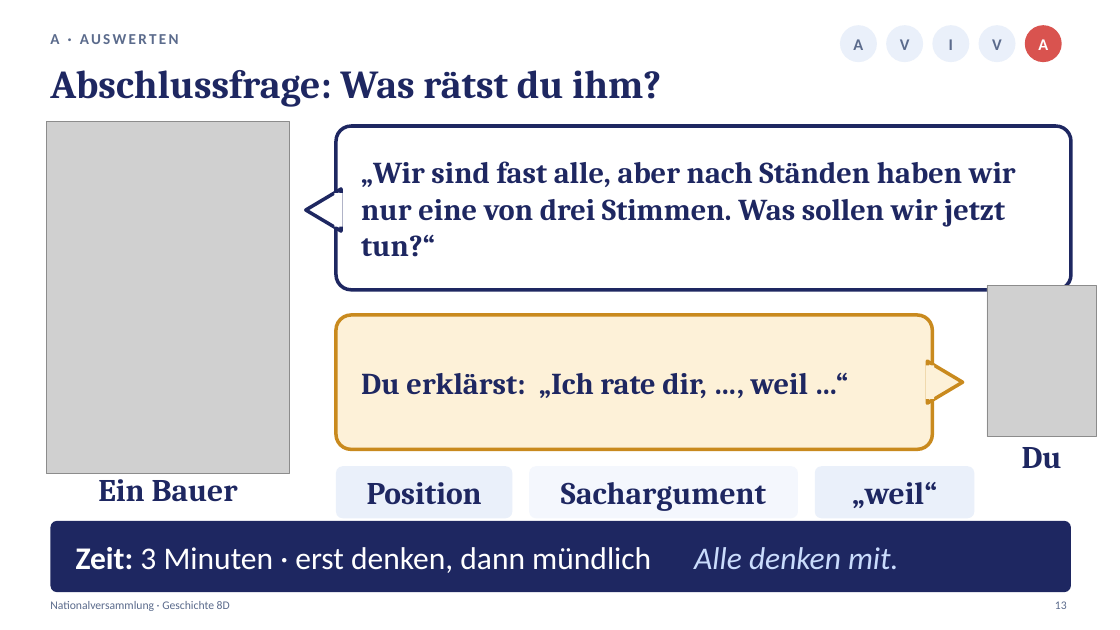
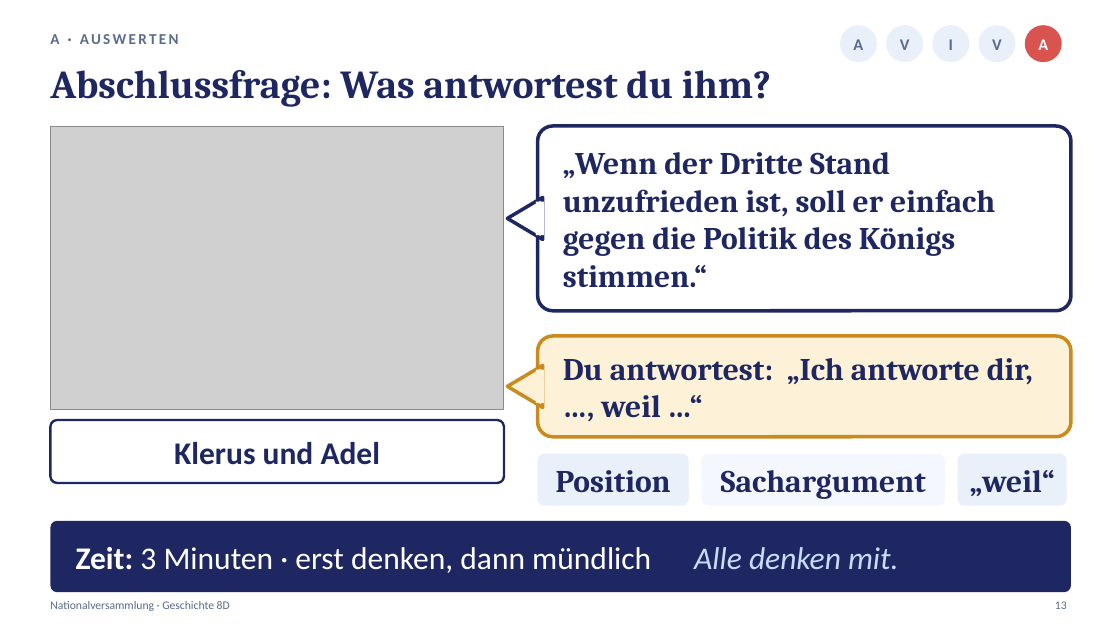
Before and after one commit to golzkonstantin-gif/Schule, a slide deck: slide 13 of Geschichte_8D/Stunde2_Nationalversammlung/Praesentation_Stunde2_Nationalversammlung_8D.pptx. Drawn at 1120x630 pixels with LibreOffice and Linux fonts; fonts in the diff are those of the drawing; grey boxes stand for pictures. Boxes give left, top, right and bottom in pixels: in the first picture for what was removed or moved away, otherwise in the second. Text is boxed around its words. In the diff, an @@ line names an element or a change of style, - is before the commit and + after.

```diff
--- a/Geschichte_8D/Stunde2_Nationalversammlung/Praesentation_Stunde2_Nationalversammlung_8D.pptx
+++ b/Geschichte_8D/Stunde2_Nationalversammlung/Praesentation_Stunde2_Nationalversammlung_8D.pptx
@@ text at box(50, 70, 771, 107): text changed @@
-Abschlussfrage: Was rätst du ihm?
+Abschlussfrage: Was antwortest du ihm?
@@ picture: place and size @@
-picture at box(46, 122, 290, 474)
+picture at box(50, 126, 504, 410)
@@ rounded rectangle: place and size @@
-rounded rectangle at box(336, 126, 1071, 290)
+rounded rectangle at box(538, 126, 1071, 311)
@@ rounded rectangle at box(538, 126, 1071, 311): proportions changed @@
@@ text removed at box(361, 161, 1016, 257) @@
-„Wir sind fast alle, aber nach Ständen haben wir nur eine von drei Stimmen. Was sollen wir jetzt tun?“
@@ text added at box(563, 152, 995, 288), 27 pt, text #1E2761, bold @@
+„Wenn der Dritte Stand unzufrieden ist, soll er einfach gegen die Politik des Königs stimmen.“
@@ triangle: place and size @@
-triangle at box(306, 189, 341, 231)
+triangle at box(507, 197, 543, 239)
@@ rectangle: place and size @@
-rectangle at box(334, 193, 343, 227)
+rectangle at box(536, 202, 544, 235)
@@ picture removed at box(987, 286, 1096, 437) @@
@@ rounded rectangle at box(538, 336, 1071, 437): proportions changed @@
@@ rounded rectangle: place and size @@
-rounded rectangle at box(336, 315, 933, 450)
+rounded rectangle at box(538, 336, 1071, 437)
@@ text at box(563, 358, 1033, 418): text changed; size 26 to 27 pt @@
-Du erklärst: „Ich rate dir, …, weil …“
+Du antwortest: „Ich antworte dir, …, weil …“
@@ triangle at box(507, 365, 543, 408): rotation 90 to 270 degrees @@
@@ rectangle: place and size @@
-rectangle at box(926, 365, 934, 399)
+rectangle at box(536, 370, 544, 403)
@@ rounded rectangle added at box(50, 420, 504, 483), fill #FFFFFF, outline #1E2761 2 pt @@
@@ text added at box(174, 442, 381, 465), 27 pt, text #1E2761, bold @@
+Klerus und Adel
@@ text removed at box(1022, 447, 1062, 469) @@
-Du
@@ text removed at box(98, 473, 238, 502) @@
-Ein Bauer
@@ rounded rectangle: place and size @@
-rounded rectangle at box(336, 466, 513, 518)
+rounded rectangle at box(538, 454, 689, 506)
@@ text "Position": place and size @@
-text "Position" at box(367, 482, 482, 505)
+text "Position" at box(556, 470, 671, 493)
@@ rounded rectangle: place and size @@
-rounded rectangle at box(529, 466, 798, 518)
+rounded rectangle at box(702, 454, 945, 506)
@@ text "Sachargument": place and size @@
-text "Sachargument" at box(561, 482, 766, 511)
+text "Sachargument" at box(721, 470, 926, 499)
@@ rounded rectangle: place and size @@
-rounded rectangle at box(815, 466, 975, 518)
+rounded rectangle at box(958, 454, 1067, 506)
@@ text "„weil“": place and size @@
-text "„weil“" at box(852, 482, 936, 508)
+text "„weil“" at box(970, 470, 1054, 496)
```
Also in this commit, not shown: 1 other slide changed, 10 other files.
